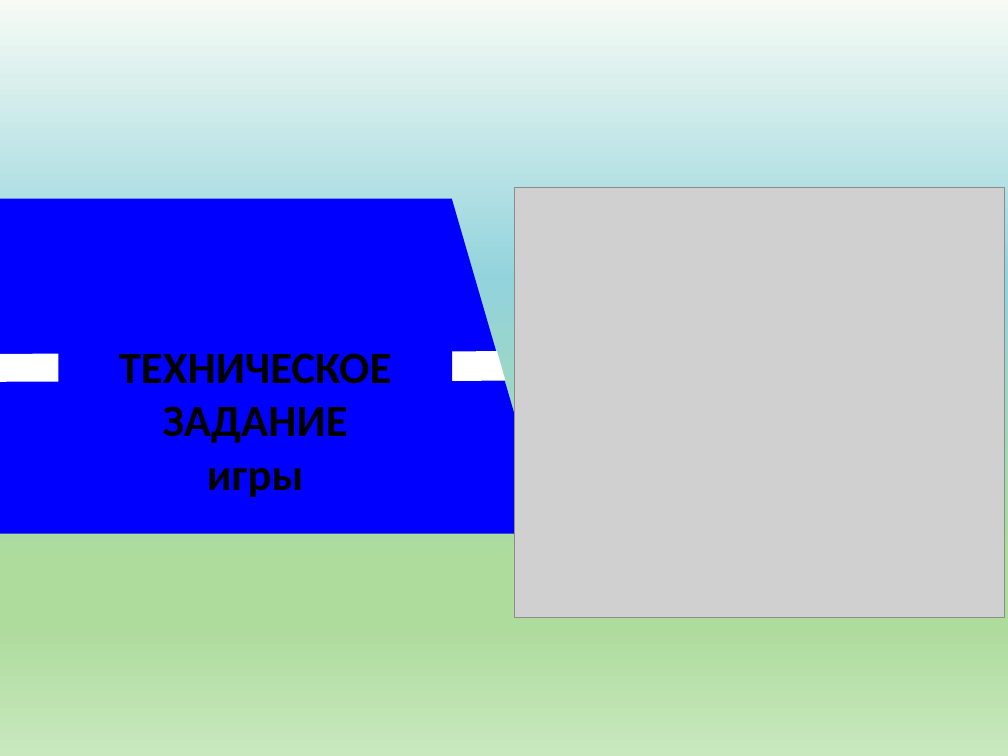
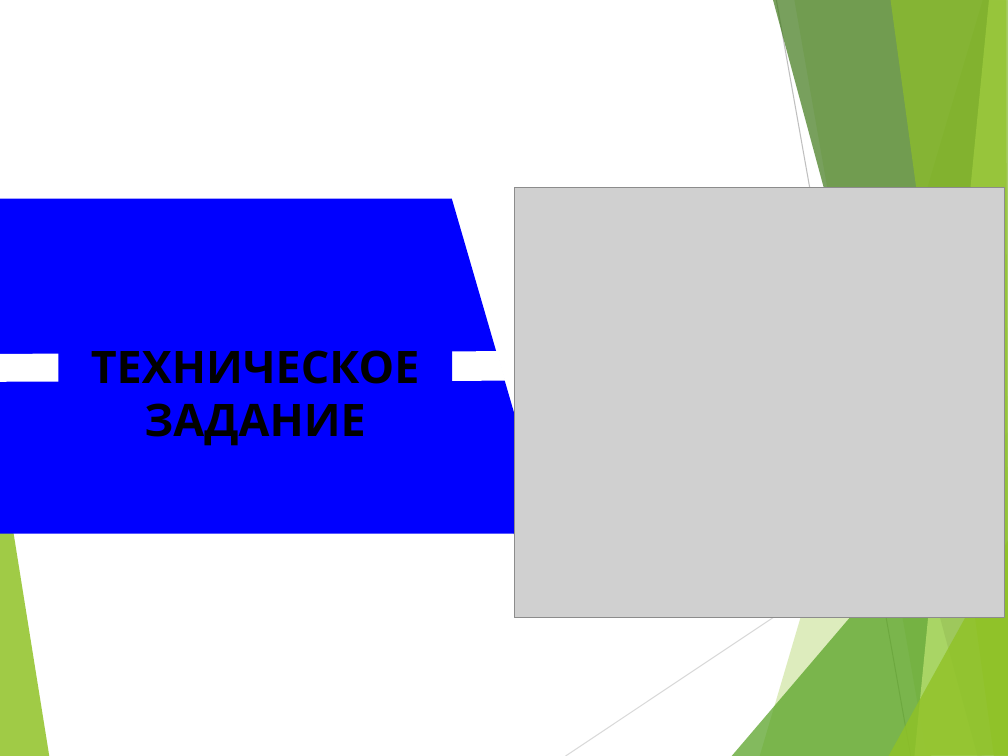
Before and after one commit to kolomigor/Labyrinth, a slide deck: slide 2 of Prezentatsia_V.pptx. Drawn at 1008x756 pixels with LibreOffice and Linux fonts; fonts in the diff are those of the drawing; grey boxes stand for pictures. Boxes give left, top, right and bottom in pixels: in the first picture for what was removed or moved away, otherwise in the second. Text is boxed around its words. In the diff, an @@ line names an element or a change of style, - is before the commit and + after.

```diff
--- a/Prezentatsia_V.pptx
+++ b/Prezentatsia_V.pptx
@@ background gradient #F6FBF4 to #92D3DC to #AEDC9D to #C9E8BE to #FFFFFF @@
@@ text "ТЕХНИЧЕСКОЕ ЗАДАНИЕ" at box(91, 350, 420, 446): font Calibri to Karla @@
@@ text at box(207, 468, 304, 497): paragraph removed @@
-игры
@@ freeform shape at box(513, 531, 549, 578): fill #BAAD8D to #B0B0B0 @@
@@ freeform shape at box(513, 531, 549, 578): fill #0989B1 to #918655 @@
@@ group added at box(0, 0, 1008, 756): 8 freeform shapes, 2 lines @@
```
Also in this commit, not shown: 6 other slides changed, 3 slides added, 5 slides removed.
